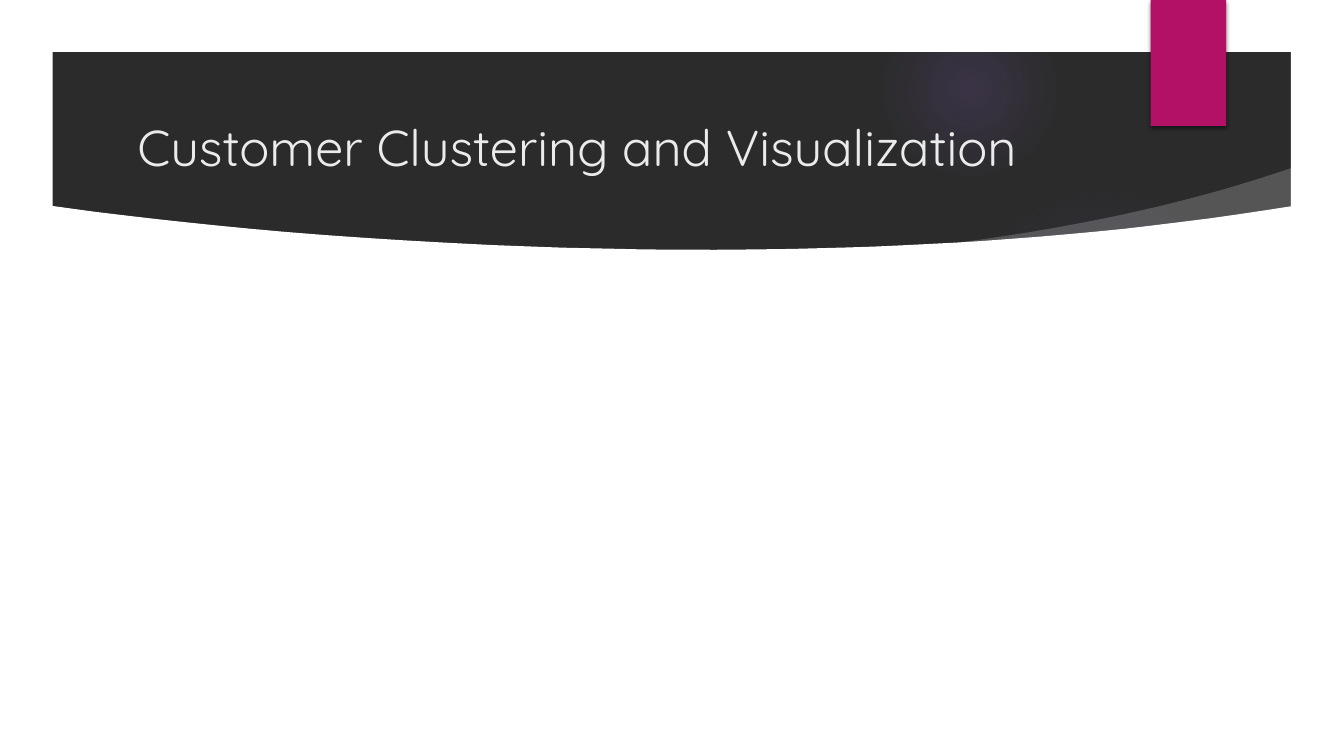
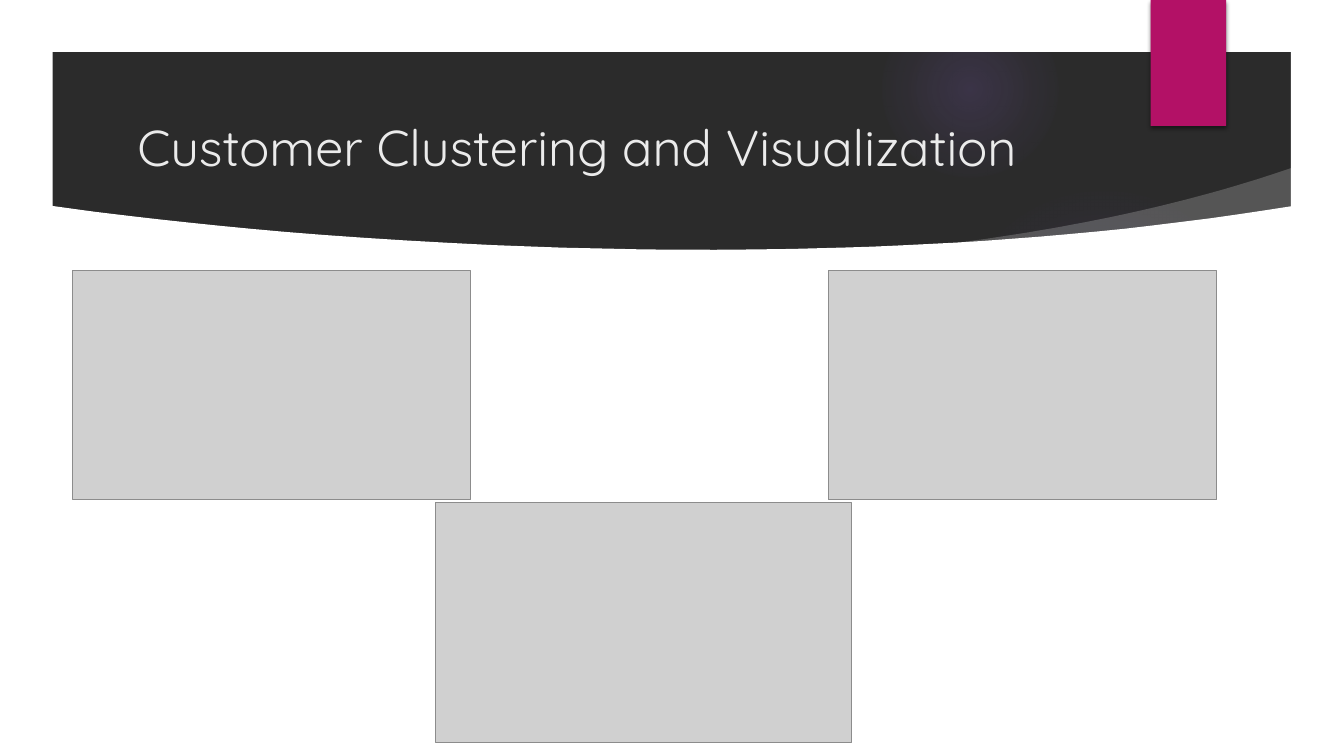
Before and after one commit to vamsi-nalluri/Ai-Solution-Developer, a slide deck: slide 6 of Day 9 KMeans Clustering.pptx. Drawn at 1344x756 pixels with LibreOffice and Linux fonts; fonts in the diff are those of the drawing; grey boxes stand for pictures; background and template pictures are left out; a plain dark background stands for a picture behind light text. Boxes give left, top, right and bottom in pixels: in the first picture for what was removed or moved away, otherwise in the second. Text is boxed around its words. In the diff, an @@ line names an element or a change of style, - is before the commit and + after.

```diff
--- a/Day 9 KMeans Clustering.pptx
+++ b/Day 9 KMeans Clustering.pptx
@@ picture added at (x1=73, y1=270, x2=470, y2=500) @@
@@ picture added at (x1=829, y1=270, x2=1218, y2=500) @@
@@ picture added at (x1=436, y1=503, x2=851, y2=743) @@
```
